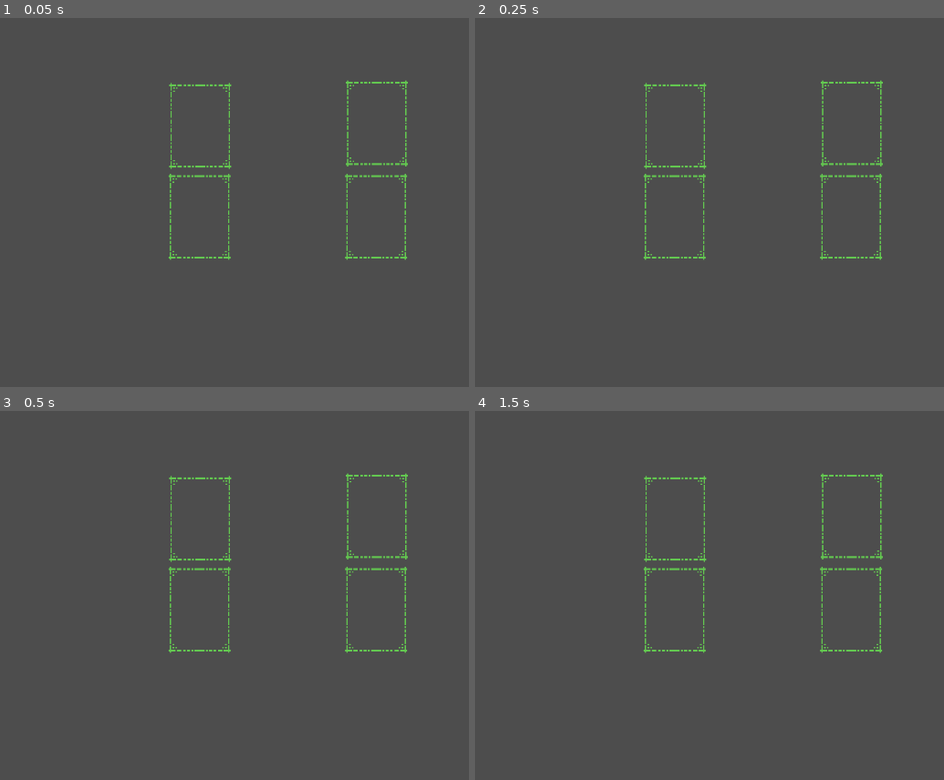
Above: before the commit, frames 1-4 (two rows, left to right).
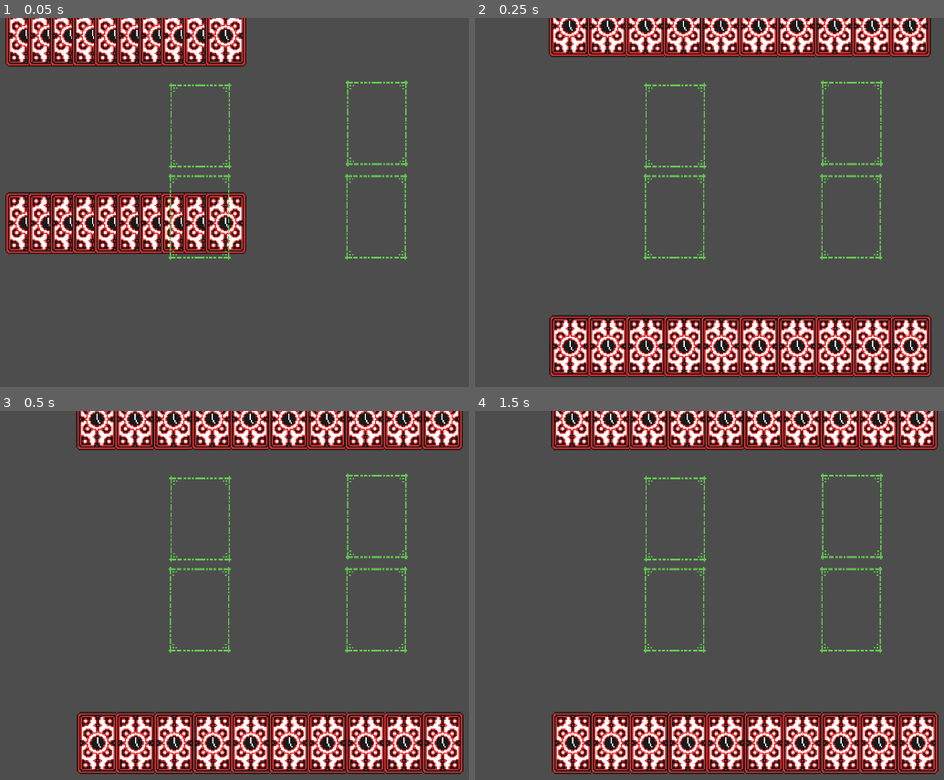
Above: after the commit, the same moments.

Repository: toenjes1/gamejam2025
Game: Godot game, scene res://scenes/world.tscn
Same seed, same stepped clock (60 frames per second), same inputs: the game is played once before the commit and once after it.
Inputs (mouse positions are in pixels of both pictures, inside the frame that each line leads up to):
- Up to frame 1 (0.05 s): no input
- Up to frame 2 (0.25 s): no input
- Up to frame 3 (0.5 s): no input
- Up to frame 4 (1.5 s): move the mouse to (906, 595) at 0.52 s; tap Enter at 1.25 s; move the mouse to (601, 636) at 1.27 s

The runs differ from the first frame. In frame 1, 15% of the frame differs, in the area x 1-53%, y 0-64%; in frame 2, 22%; in frame 3, 23%, in the area x 16-99%, y 0-99%; in frame 4, 23%.
Error before the commit: Parse Error: Identifier "enemy_hand" not declared in the current scope. (res://scripts/mousebrain.gd:27)

Commit message:
add enemy hand

Diff:
--- /dev/null
+++ b/prefabs/enemy_hand.tscn
@@ -0,0 +1,65 @@
+[gd_scene load_steps=4 format=3 uid="uid://cdc5satbk5akb"]
+
+[sub_resource type="GDScript" id="GDScript_uu4a1"]
+resource_name = "hand"
+script/source = "extends Area2D
+
+var snap_velocity = 15.0
+
+var cards = []
+var card_positions = []
+
+func _ready() -> void:
+	Mousebrain.enemy_hand = self
+
+func remove_card(card) -> void:
+	cards.erase(card)
+
+func update_card_z_values():
+	for idx in range(cards.size()):
+		cards[idx].set_sprite_z_index(idx)
+
+func _physics_process(delta: float) -> void:
+	for idx in range(cards.size()):
+		if cards[idx] != Mousebrain.node_being_dragged:
+			cards[idx].global_position = lerp(cards[idx].global_position, calculate_position(idx), snap_velocity * delta)
+
+func calculate_position(idx: float) -> Vector2:
+	return Vector2(global_position.x + idx / (cards.size() - 1.0) * ($CollisionShape2D.shape.size.x - cards[idx].size.x),
+		global_position.y)
+
+func card_got_dropped(card):
+	if Rect2($dropArea/CollisionShape2D.global_position - $dropArea/CollisionShape2D.shape.size / 2.0, $dropArea/CollisionShape2D.shape.size).has_point(get_global_mouse_position()):
+		cards.erase(card)
+		for idx in range(cards.size()):
+			if cards[idx].global_position.x > card.global_position.x:
+				cards.insert(idx, card)
+				update_card_z_values()
+				return
+		cards.append(card)
+		update_card_z_values()
+
+func add_card(new_card) -> void:
+	cards.append(new_card)
+"
+
+[sub_resource type="RectangleShape2D" id="RectangleShape2D_uu4a1"]
+size = Vector2(611, 125)
+
+[sub_resource type="RectangleShape2D" id="RectangleShape2D_a6gvt"]
+size = Vector2(958, 245)
+
+[node name="enemy_hand" type="Area2D"]
+script = SubResource("GDScript_uu4a1")
+
+[node name="CollisionShape2D" type="CollisionShape2D" parent="."]
+position = Vector2(305.5, 62.5)
+shape = SubResource("RectangleShape2D_uu4a1")
+disabled = true
+
+[node name="dropArea" type="Area2D" parent="."]
+
+[node name="CollisionShape2D" type="CollisionShape2D" parent="dropArea"]
+position = Vector2(310, 35.5)
+shape = SubResource("RectangleShape2D_a6gvt")
+disabled = true
--- a/scenes/world.tscn
+++ b/scenes/world.tscn
@@ -1,11 +1,15 @@
-[gd_scene load_steps=4 format=3 uid="uid://brdcotededjl4"]
+[gd_scene load_steps=5 format=3 uid="uid://brdcotededjl4"]
 
 [ext_resource type="PackedScene" uid="uid://21g32hmxh8h5" path="res://prefabs/hand.tscn" id="1_nnsk1"]
 [ext_resource type="PackedScene" uid="uid://cdcpxpfojuaeq" path="res://prefabs/drop_spot.tscn" id="2_rwgxs"]
 [ext_resource type="PackedScene" uid="uid://cgrhqxhog24tp" path="res://prefabs/enemy_drop_spot.tscn" id="3_4wyf3"]
+[ext_resource type="PackedScene" uid="uid://cdc5satbk5akb" path="res://prefabs/enemy_hand.tscn" id="4_k0juu"]
 
 [node name="world" type="Node2D"]
 position = Vector2(1, -9)
+
+[node name="enemy_hand" parent="." instance=ExtResource("4_k0juu")]
+position = Vector2(265, -27)
 
 [node name="hand" parent="." instance=ExtResource("1_nnsk1")]
 position = Vector2(266, 486)
--- a/scripts/mousebrain.gd
+++ b/scripts/mousebrain.gd
@@ -2,6 +2,7 @@
 
 const card_prefab = preload("res://prefabs/card.tscn")
 var hand
+var enemy_hand
 var drop_spots = []
 
 var node_being_dragged: Node = null
